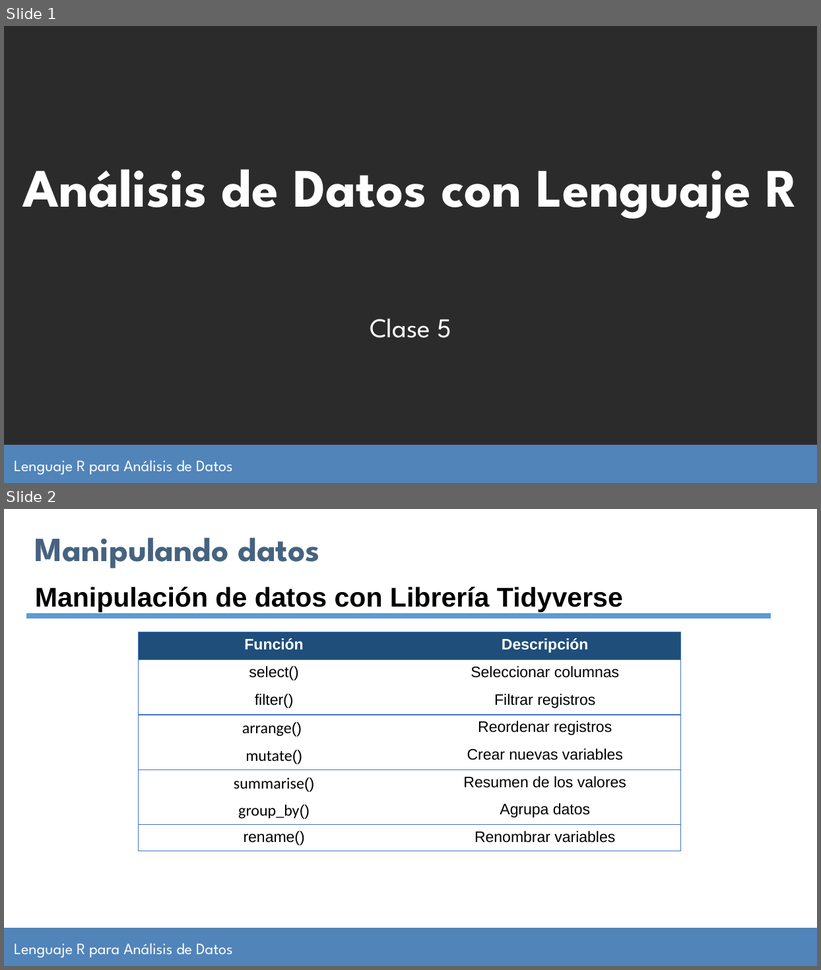
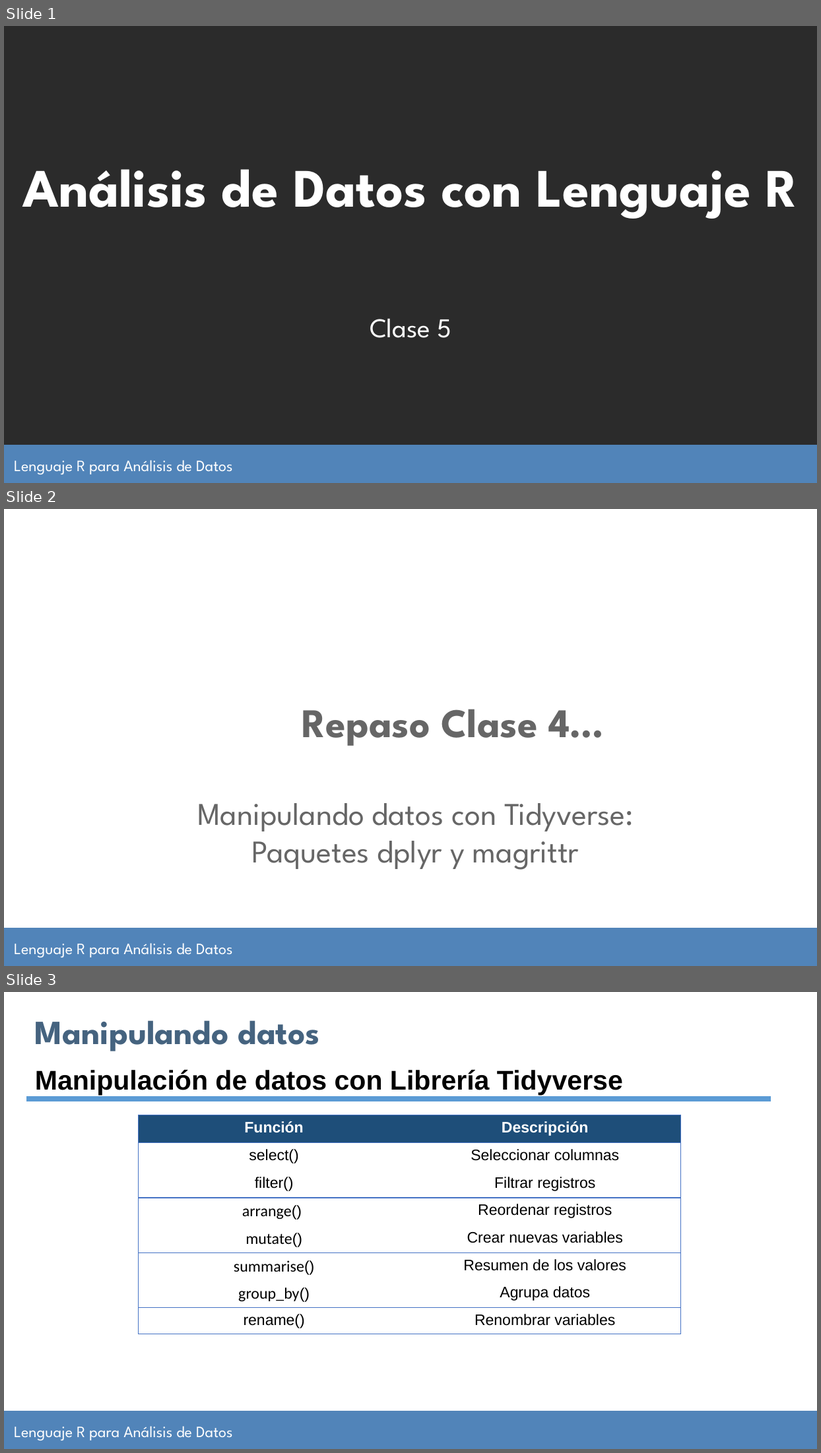
Before and after one commit to jsgarriga/curso-analisis-datos-r, a slide deck: Clase 5-ADR-06-09-2023/ManualAlumnoR_clase5.pptx. Shown one above the other, each under a label of ours: slides 1 and 2 before the commit, slides 1, 2 and 3 after it. The pictures are 821x970 and 821x1453 pixels, drawn with LibreOffice and Linux fonts; fonts in the diff are those of the drawing; background and template pictures are left out; a plain dark background stands for a picture behind light text. Boxes give left, top, right and bottom in pixels: in the first picture for what was removed or moved away, otherwise in the second. Text is boxed around its words. In the diff, an @@ line names an element or a change of style, - is before the commit and + after.

```diff
--- a/Clase 5-ADR-06-09-2023/ManualAlumnoR_clase5.pptx
+++ b/Clase 5-ADR-06-09-2023/ManualAlumnoR_clase5.pptx
@@ slide 2 added at <box>4,509,817,966</box>, background #FFFFFF; not listed: 2 template elements that a slide beside it also shows @@
@@ text added at <box>302,709,603,746</box>, 36 pt, text #666666, bold @@
+Repaso Clase 4…
@@ text added at <box>197,803,634,870</box>, 28 pt, text #666666 @@
+Manipulando datos con Tidyverse:
+Paquetes dplyr y magrittr
@@ what was slide 2 is now slide 3 @@
```
Also in this commit, not shown: 1 slide changed, 1 other slide added, 5 slides removed.
